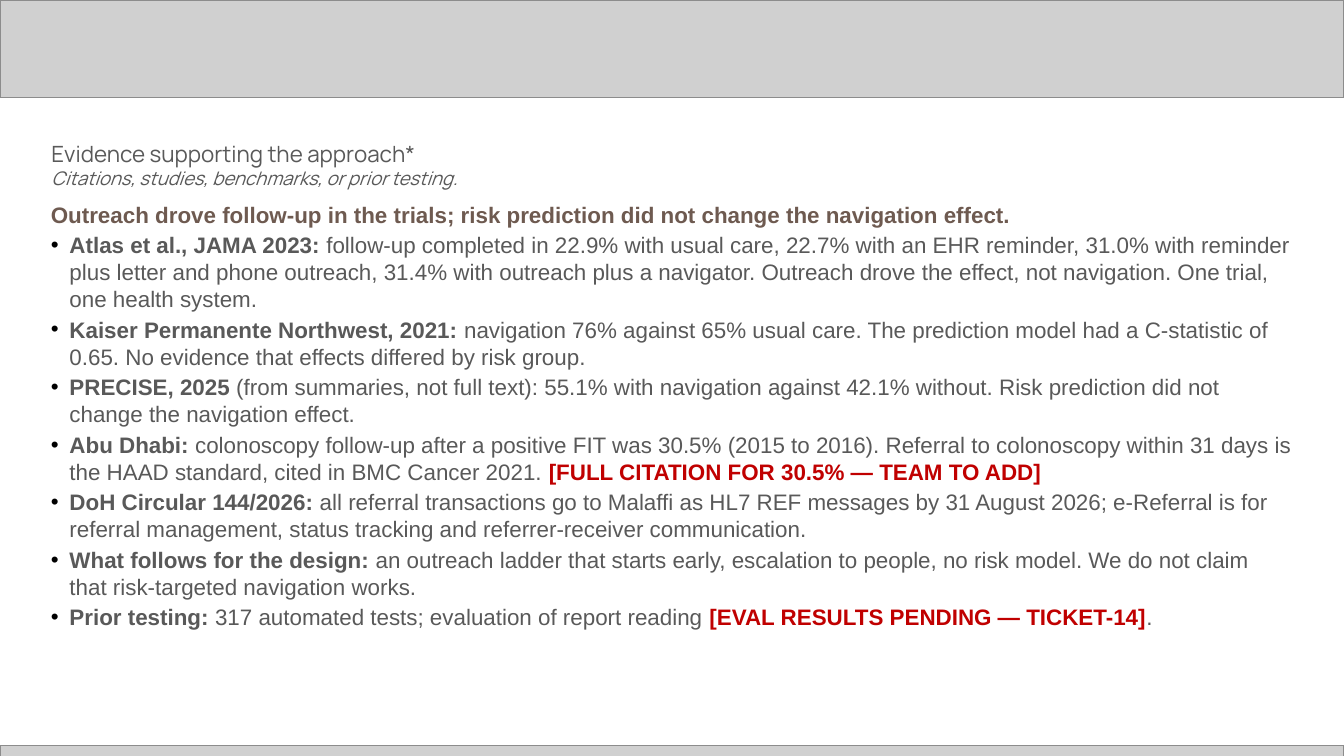
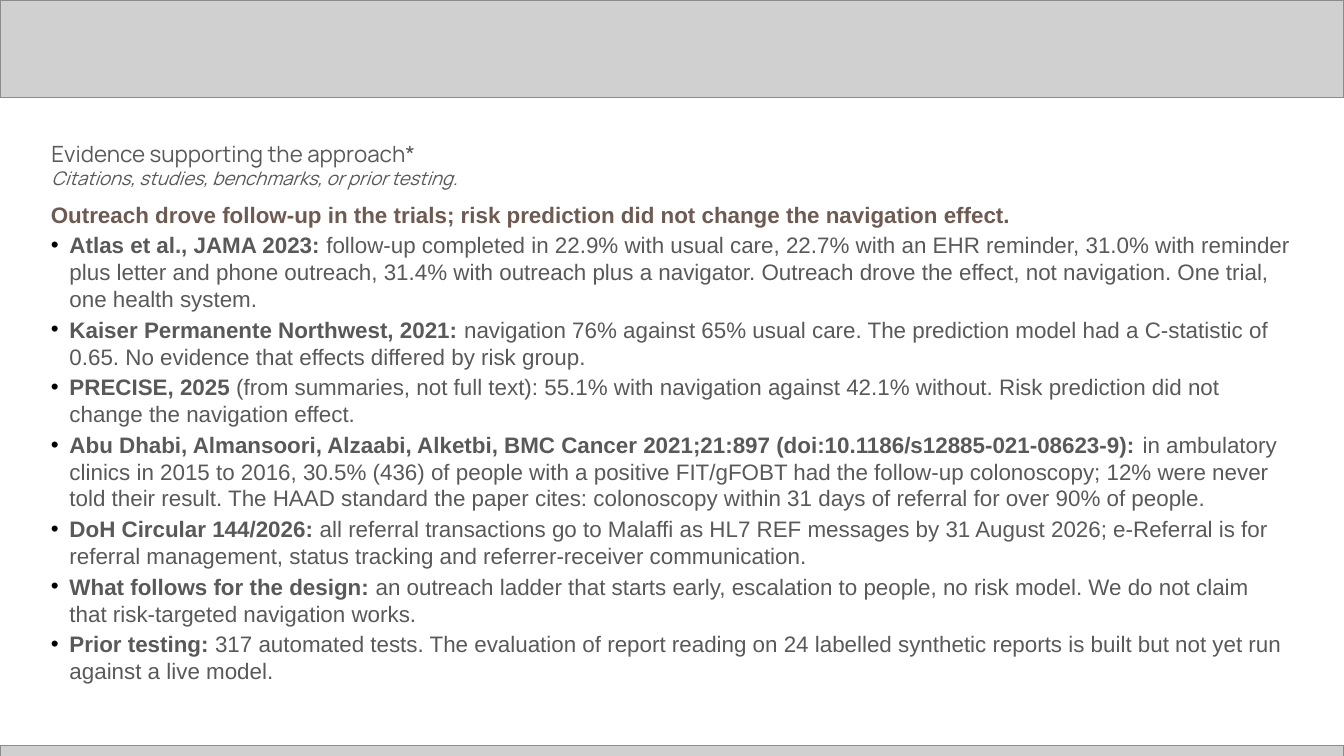
Before and after one commit to alfianhid/nexyra, a slide deck: slide 7 of docs/deck/Nexyra-C05-submission.pptx. Drawn at 1344x756 pixels with LibreOffice and Linux fonts; fonts in the diff are those of the drawing; grey boxes stand for pictures. Boxes give left, top, right and bottom in pixels: in the first picture for what was removed or moved away, otherwise in the second. Text is boxed around its words. In the diff, an @@ line names an element or a change of style, - is before the commit and + after.

```diff
--- a/docs/deck/Nexyra-C05-submission.pptx
+++ b/docs/deck/Nexyra-C05-submission.pptx
@@ text at (69,437,1277,511): text changed @@
-• Abu Dhabi: colonoscopy follow-up after a positive FIT was 30.5% (2015 to 2016). Referral to colonoscopy within 31 days is the HAAD standard, cited in BMC Cancer 2021. [FULL CITATION FOR 30.5% — TEAM TO ADD]
+• Abu Dhabi, Almansoori, Alzaabi, Alketbi, BMC Cancer 2021;21:897 (doi:10.1186/s12885-021-08623-9): in ambulatory clinics in 2015 to 2016, 30.5% (436) of people with a positive FIT/gFOBT had the follow-up colonoscopy; 12% were never told their result. The HAAD standard the paper cites: colonoscopy within 31 days of referral for over 90% of people.
@@ text at (69,636,1280,684): text changed @@
-• Prior testing: 317 automated tests; evaluation of report reading [EVAL RESULTS PENDING — TICKET-14].
+• Prior testing: 317 automated tests. The evaluation of report reading on 24 labelled synthetic reports is built but not yet run against a live model.
```
Also in this commit, not shown: 9 other slides changed, 18 other files.
